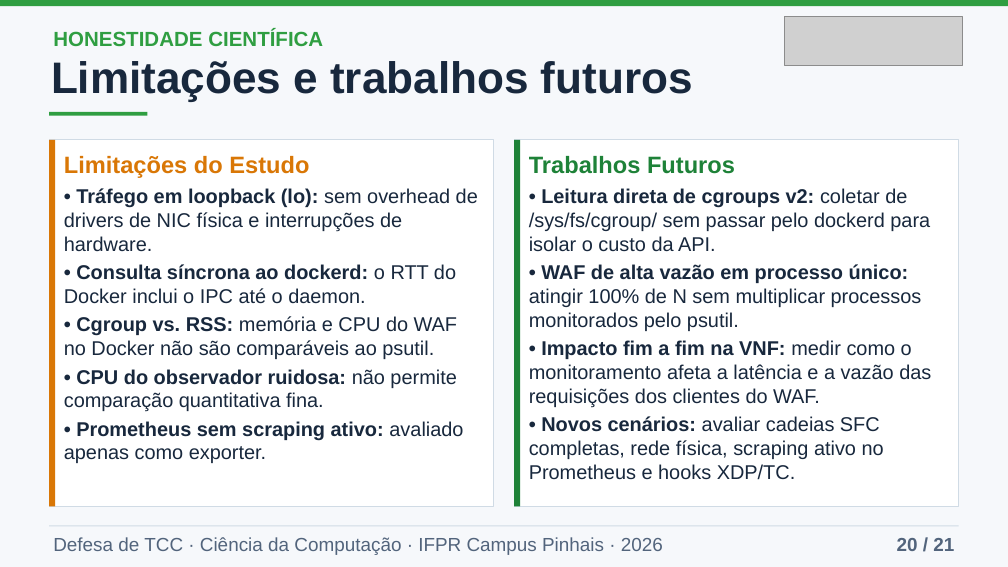
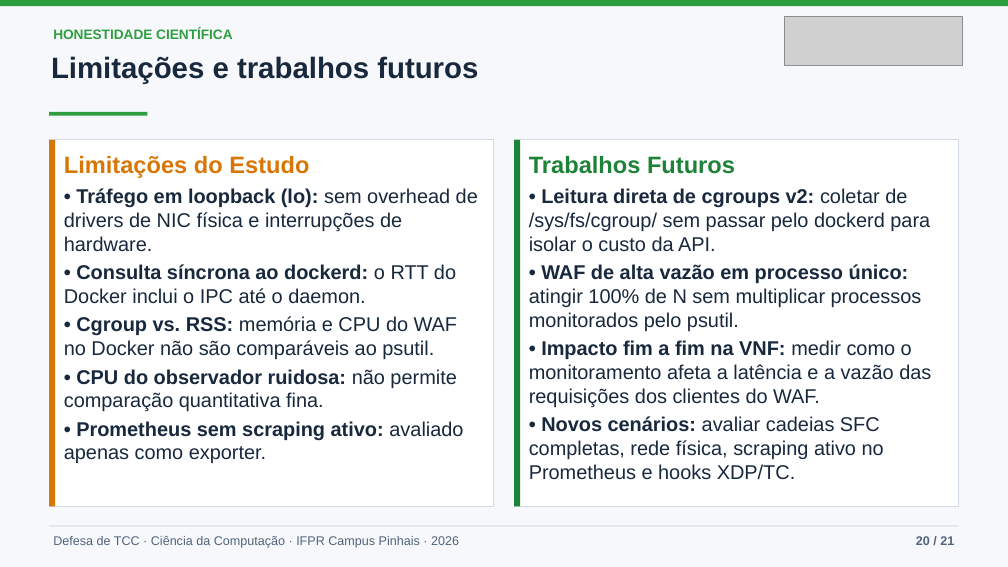
Before and after one commit to joaopedroplinta/vnf-monitoring-benchmark, a slide deck: slide 20 of docs/apresentacao/apresentacao_tcc.pptx. Drawn at 1008x567 pixels with LibreOffice and Linux fonts; fonts in the diff are those of the drawing; grey boxes stand for pictures. Boxes give left, top, right and bottom in pixels: in the first picture for what was removed or moved away, otherwise in the second. Text is boxed around its words. In the diff, an @@ line names an element or a change of style, - is before the commit and + after.

```diff
--- a/docs/apresentacao/apresentacao_tcc.pptx
+++ b/docs/apresentacao/apresentacao_tcc.pptx
@@ text "HONESTIDADE CIENTÍFICA" at box(53, 29, 232, 39): size 19.5 to 13 pt @@
@@ text "Limitações e trabalhos futuros" at box(51, 56, 478, 84): size 42 to 28 pt @@
@@ text "Defesa de TCC · Ciência ..." at box(53, 536, 459, 548): size 18 to 12 pt @@
@@ text "20 / 21" at box(916, 536, 954, 545): size 18 to 12 pt @@
```
Also in this commit, not shown: 15 other slides changed, 1 other file.
